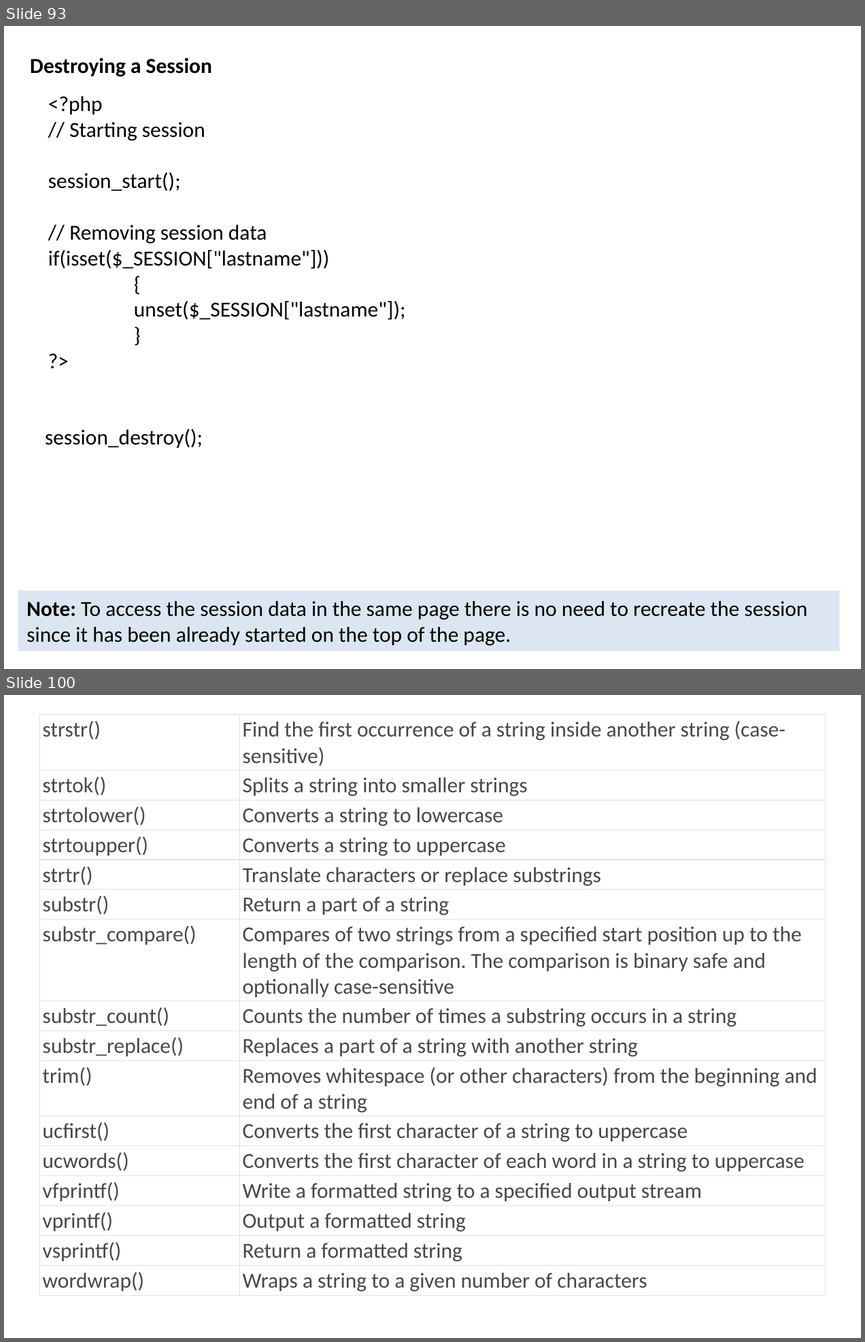
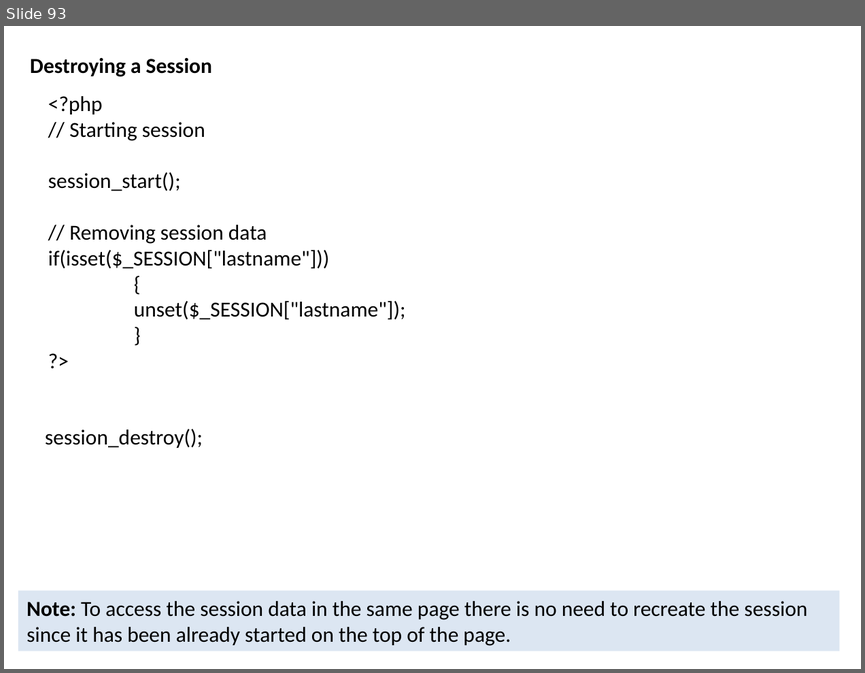
Before and after one commit to sanjay70sharma/PHP, a slide deck: PHP.pptx. Shown one above the other, each under a label of ours: slides 93 and 100 before the commit, slide 93 after it; the slides between them are not shown. The pictures are 865x1342 and 865x673 pixels, drawn with LibreOffice and Linux fonts; fonts in the diff are those of the drawing. Boxes give left, top, right and bottom in pixels: in the first picture for what was removed or moved away, otherwise in the second. Text is boxed around its words. In the diff, an @@ line names an element or a change of style, - is before the commit and + after.

```diff
--- a/PHP.pptx
+++ b/PHP.pptx
@@ slide 100 removed at [4,695,861,1338], background #FFFFFF @@
@@ table removed at [40,715,825,1295], 16 rows, 2 columns @@
-strstr() | Find the first occurrence of a string inside another string (case-sensitive)
-strtok() | Splits a string into smaller strings
-strtolower() | Converts a string to lowercase
-strtoupper() | Converts a string to uppercase
-strtr() | Translate characters or replace substrings
-substr() | Return a part of a string
-substr_compare() | Compares of two strings from a specified start position up to the length of the comparison. The comparison is binary safe and optionally case-sensitive
-substr_count() | Counts the number of times a substring occurs in a string
-substr_replace() | Replaces a part of a string with another string
-trim() | Removes whitespace (or other characters) from the beginning and end of a string
-ucfirst() | Converts the first character of a string to uppercase
-ucwords() | Converts the first character of each word in a string to uppercase
-vfprintf() | Write a formatted string to a specified output stream
-vprintf() | Output a formatted string
-vsprintf() | Return a formatted string
-wordwrap() | Wraps a string to a given number of characters
```
Also in this commit, not shown: 16 slides added, 6 other slides removed.
